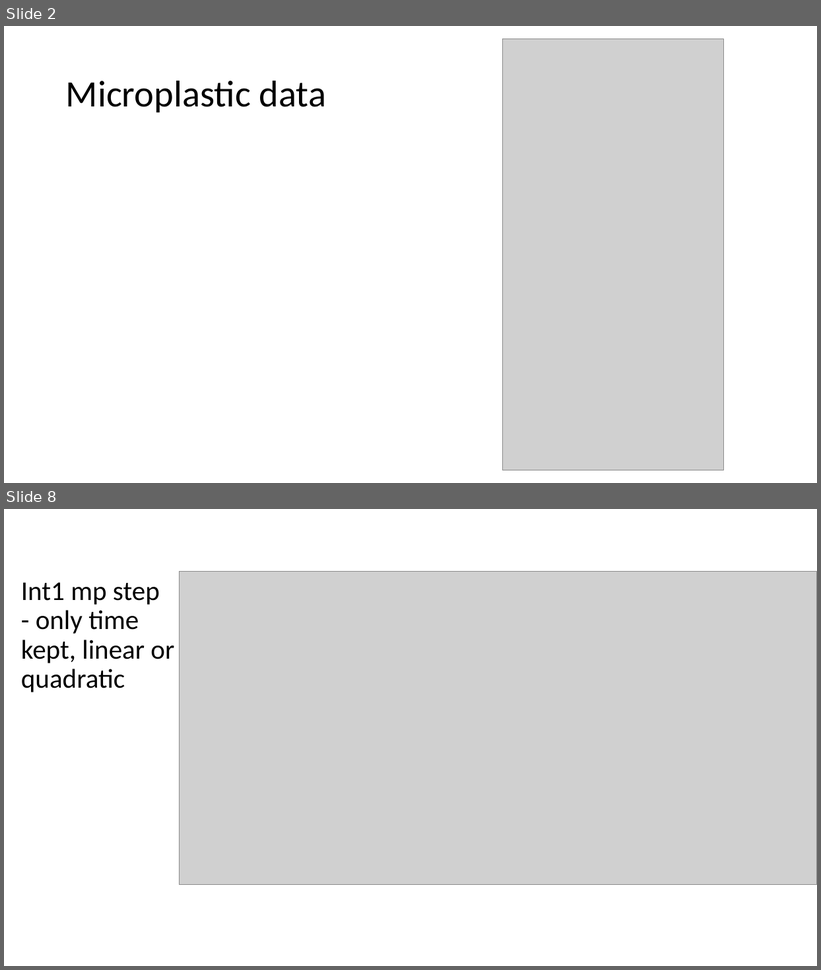
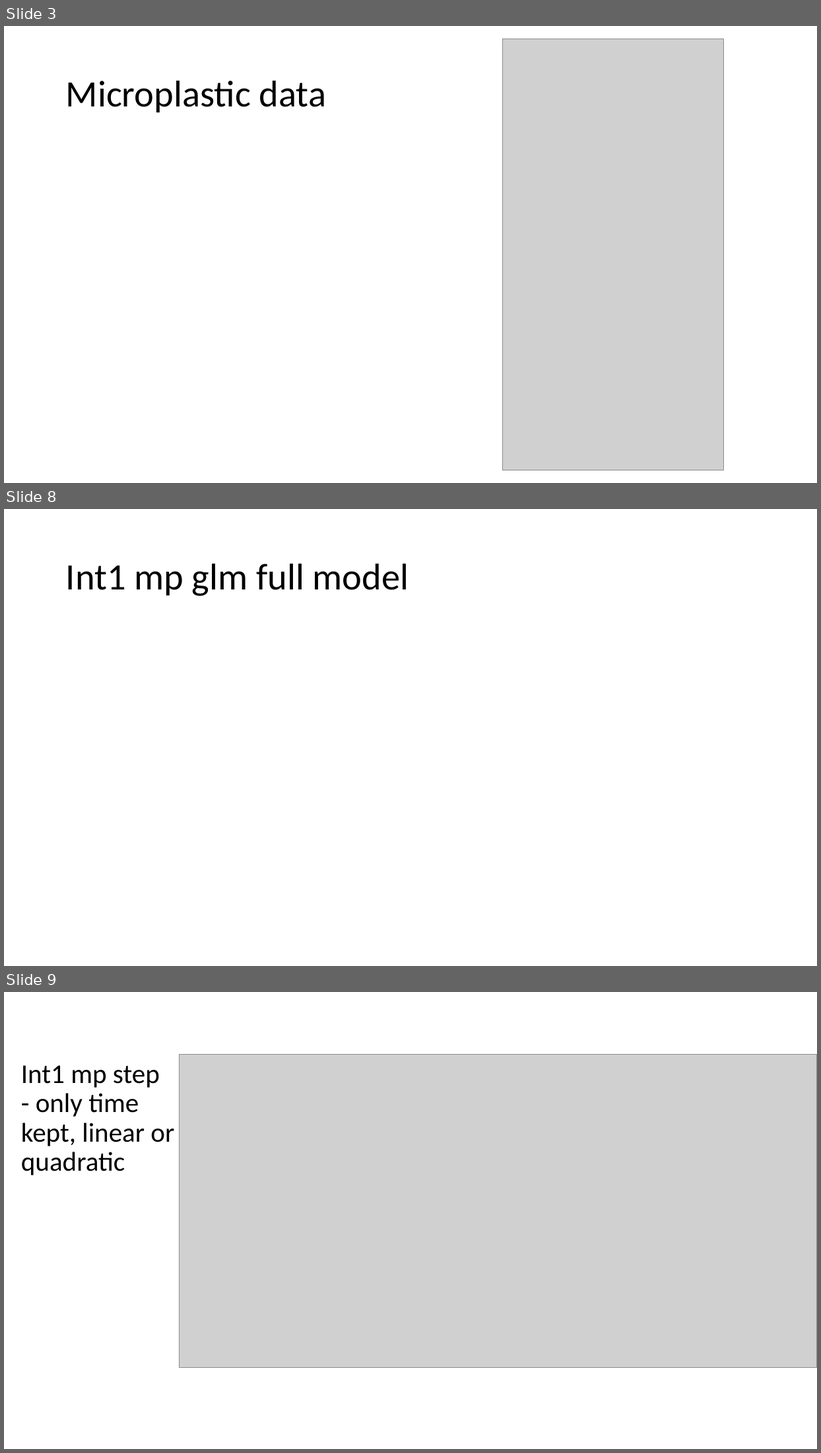
Before and after one commit to microbial-genomics/eytcheson_microplastics, a slide deck: pptx/glm_microplastics_water_v3.pptx. Shown one above the other, each under a label of ours: slides 2 and 8 before the commit, slides 3, 8 and 9 after it; the slides between them are not shown. The pictures are 821x970 and 821x1453 pixels, drawn with LibreOffice and Linux fonts; fonts in the diff are those of the drawing; grey boxes stand for pictures. Boxes give left, top, right and bottom in pixels: in the first picture for what was removed or moved away, otherwise in the second. Text is boxed around its words. In the diff, an @@ line names an element or a change of style, - is before the commit and + after.

```diff
--- a/pptx/glm_microplastics_water_v3.pptx
+++ b/pptx/glm_microplastics_water_v3.pptx
@@ slide 8 added at [4, 509, 817, 966], background #FFFFFF @@
@@ title added at [66, 563, 409, 596], 44 pt, text #000000 @@
+Int1 mp glm full model
@@ what was slide 2 is now slide 3 @@
@@ what was slide 8 is now slide 9 @@
```
Also in this commit, not shown: 14 slides changed, 4 other slides added, 4 slides removed, 8 other files.
